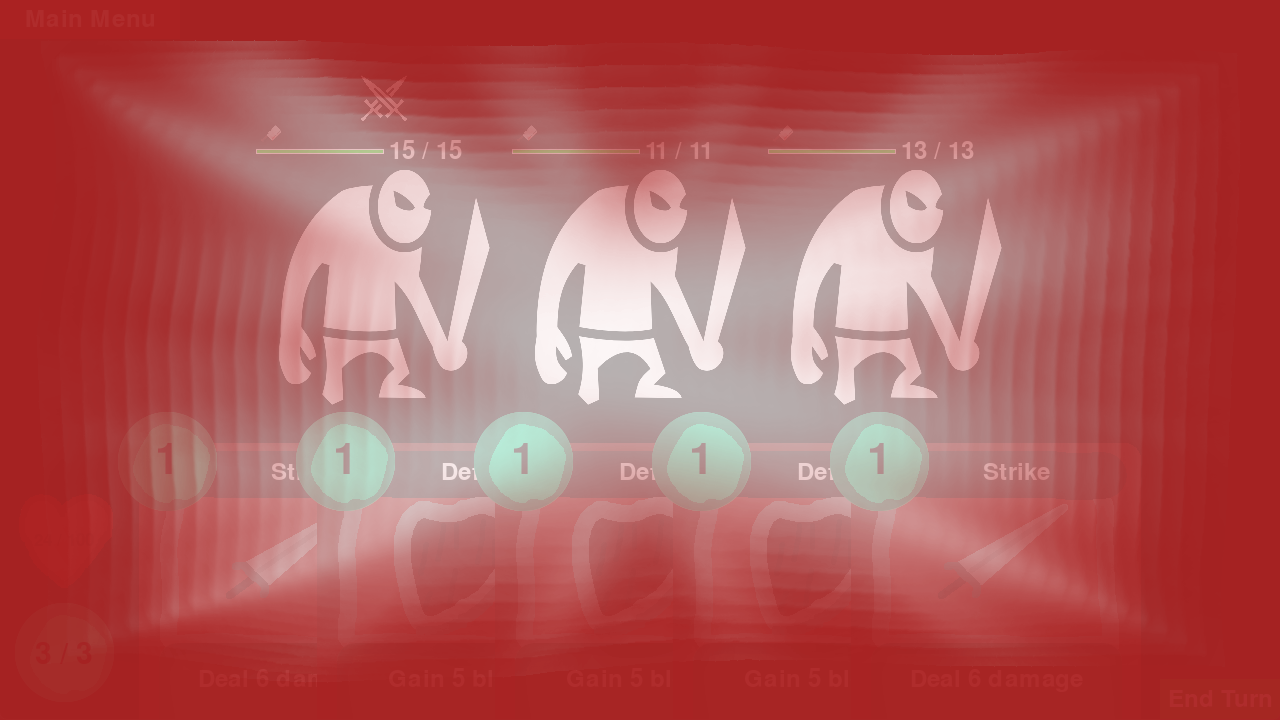
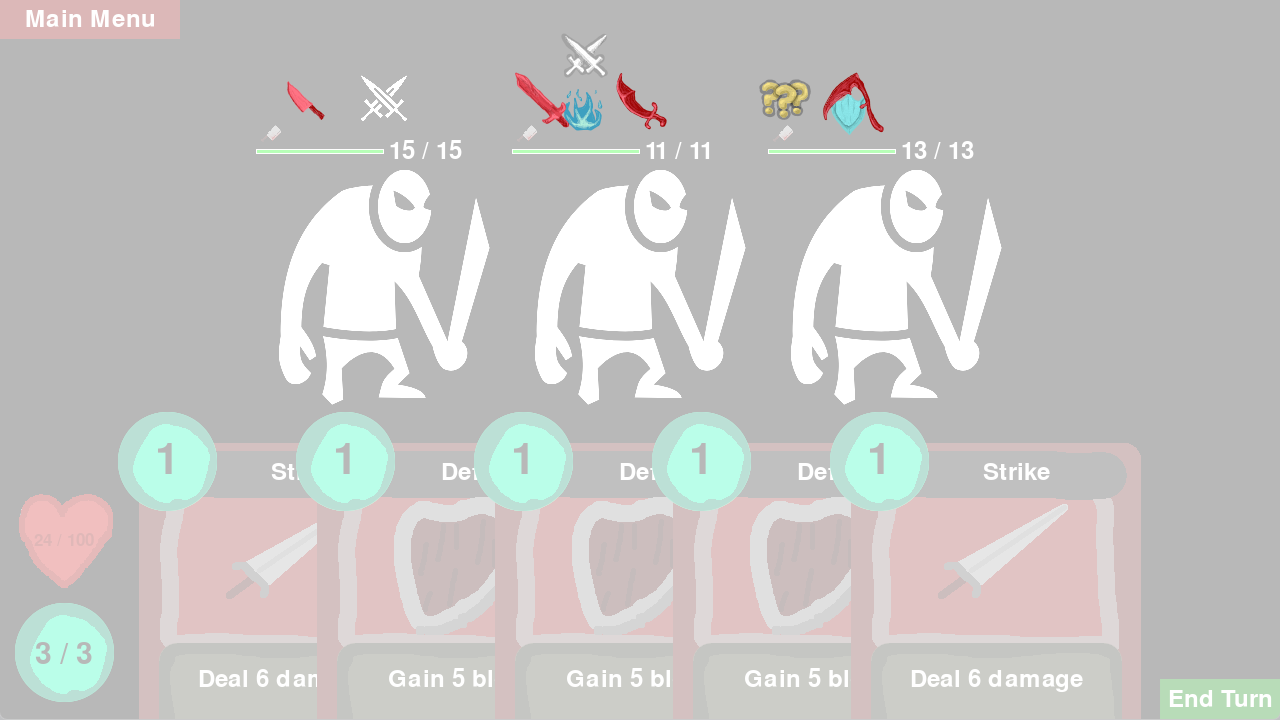
Layered file, before and after one edit (1280px x 720px). Changes by layer:
hid "Damaged" over (x1=0, y1=0, x2=1280, y2=720)
added layer "int_sickle" above "int_scimitar" over (x1=823, y1=72, x2=884, y2=133)
added layer "int_scimitar" above "int_sword" over (x1=616, y1=73, x2=667, y2=130)
added layer "int_sword" above "int_knife" over (x1=515, y1=72, x2=570, y2=128)
added layer "int_knife" above "int_buff" over (x1=287, y1=81, x2=325, y2=120)
added layer "int_buff" above "int_defend" over (x1=564, y1=89, x2=603, y2=131)
added layer "int_defend" above "in_combat" over (x1=830, y1=90, x2=866, y2=135)
added layer "in_combat" above "int_unknown" over (x1=561, y1=33, x2=608, y2=78)
added layer "int_unknown" above "Pasted Layer" over (x1=759, y1=79, x2=811, y2=120)
